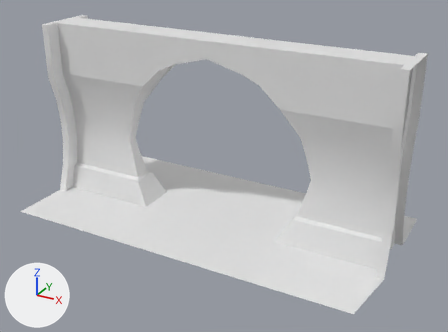
Renders of the FBX model Assets/Game/Content/Models/Walls/Sci-Fi/SM_InteriorDoor_02.fbx from each side of a commit.
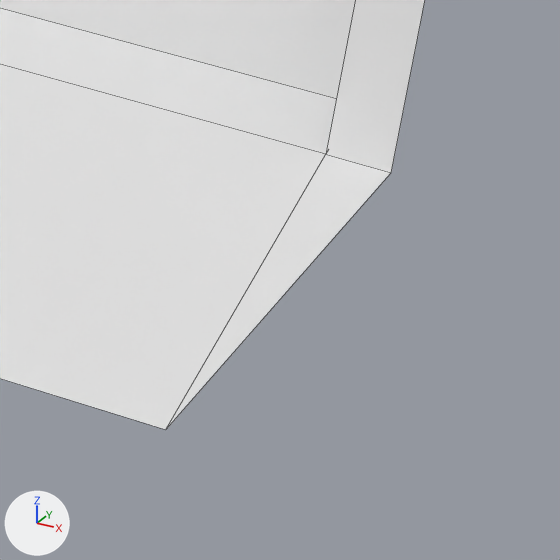
Each version is shown whole from a 50 mm camera at (3.055, -5.382, 3.315) aimed at (0.143, -0.088, 0.668), then close up on the part from 74% to 91% of the width and 77% to 100% of the height. Arrows for +X, +Y and +Z are at lower left; the lights stay in place. The close-ups show mesh edges as thin lines. Materials are left out; every surface is plain grey. Where no turn or scale is listed for an object, it has been applied to the vertices.

Names of what the first close-up shows: 'SM_InteriorDoor_02'.
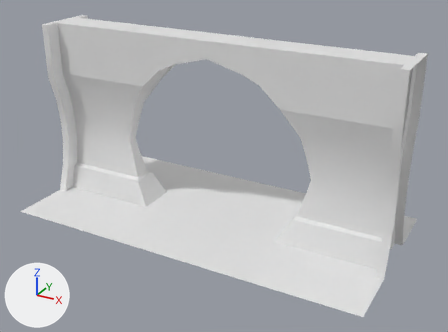
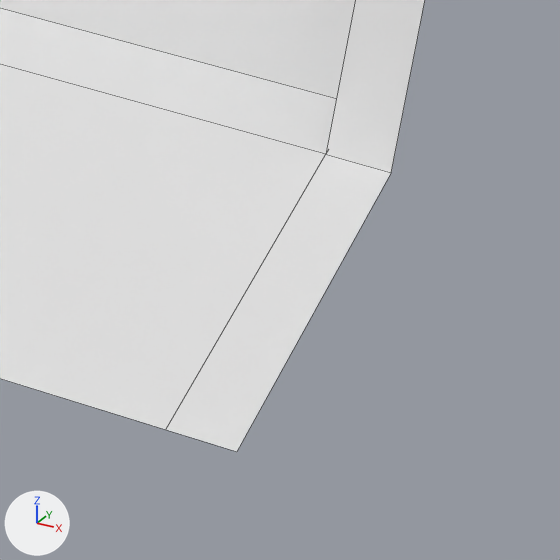
Where the change shows, as pixel boxes [x1, y1, x2, y2] in the close-ups (560 x 560 px; the box of a moved part takes in the faces that stretch with it):
'SM_InteriorDoor_02', reshaped
    before: [0, 0, 425, 430]
    after: [0, 0, 425, 451]
part 1 of me_mesh, moved or reshaped
    before: [167, 155, 391, 428]
    after: [166, 155, 391, 451]

The change in detail:
me_mesh has 161 vertices, 150 faces and spans x -2.0..2.0, y -1.0..1.0, z 0.0..2.0.
me_mesh is used by ob_sm_interiordoor_02; location (0.0, 0.0, 0.0).
Verts and faces of me_mesh; kept vertices keep their numbers, new ones are numbered from 161.
Before the commit, vertices of me_mesh: 37 (1.92, -1.0, 0.0) at pixel (165, 429), 42 (1.92, -0.35, 0.0) at pixel (325, 154), 44 (2.0, -0.35, 0.0) at pixel (391, 172).
Part 1, on me_mesh:
Faces deleted: (37, 44, 42).
New vertex 161 is at (2.0, -1.0, 0.0), pixel (236, 451).
New faces: (37, 161, 44, 42).
